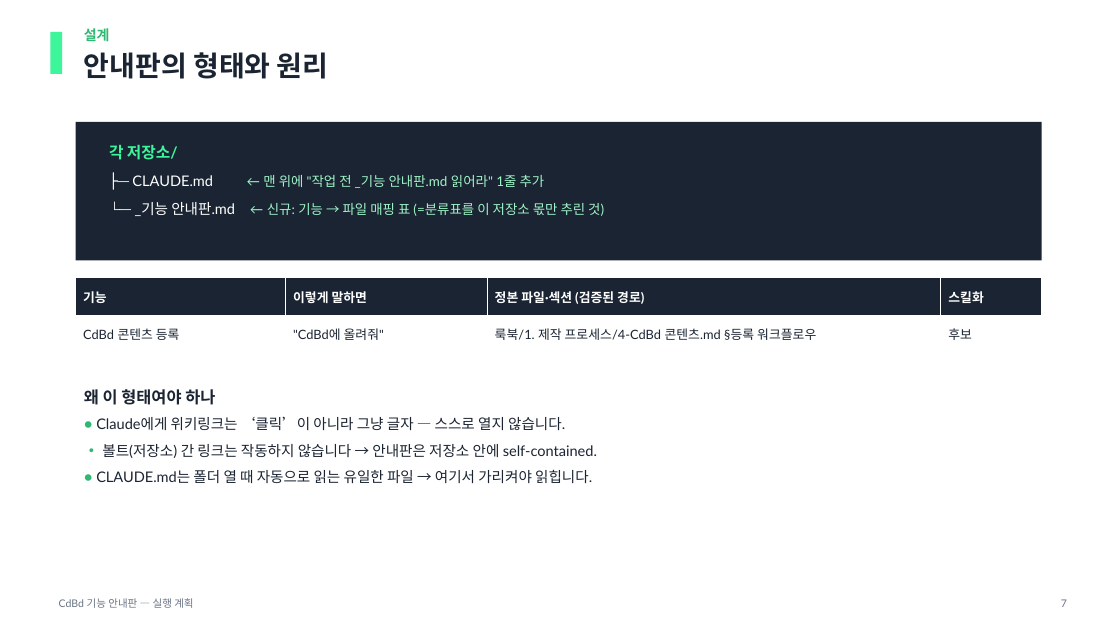
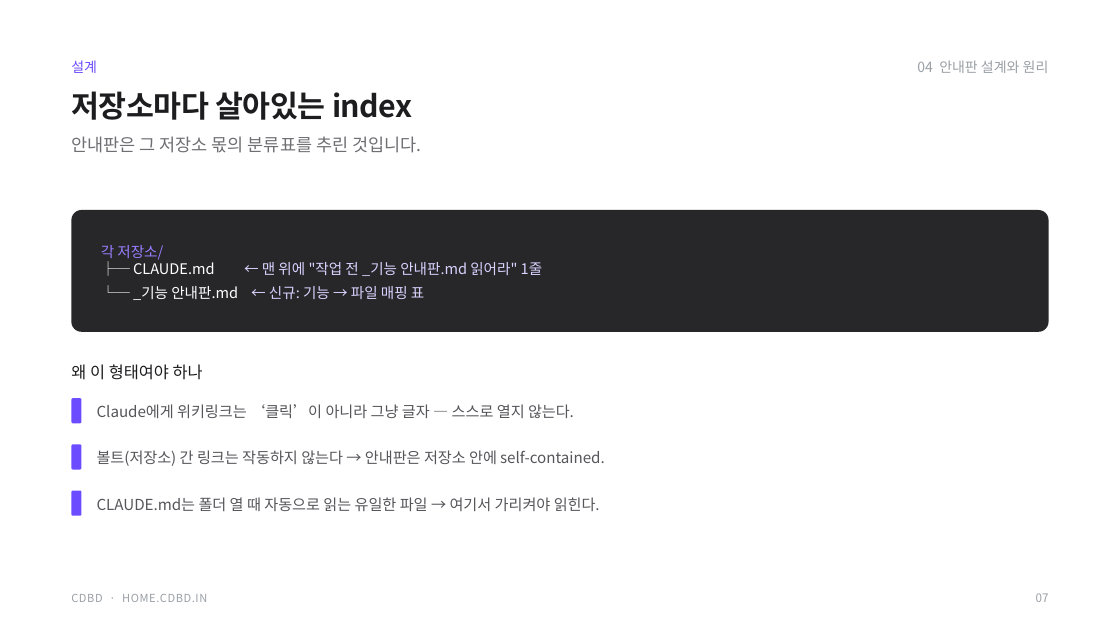
Before and after one commit to CdBd-in/design, a slide deck: slide 7 of _기능 안내판 실행 계획.pptx. Drawn at 1120x630 pixels with LibreOffice and Linux fonts; fonts in the diff are those of the drawing. Boxes give left, top, right and bottom in pixels: in the first picture for what was removed or moved away, otherwise in the second. Text is boxed around its words. In the diff, an @@ line names an element or a change of style, - is before the commit and + after.

```diff
--- a/_기능 안내판 실행 계획.pptx
+++ b/_기능 안내판 실행 계획.pptx
@@ rectangle removed at (0,0,1120,105) @@
@@ rectangle removed at (50,32,62,74) @@
@@ text added at (71,60,97,73), 12 pt, text #6C4CFF @@
+설계
@@ text added at (917,60,1049,73), 12 pt, text #9AA0A6 @@
+04 안내판 설계와 원리
@@ text added at (71,91,413,120), 26 pt, text #1D1D1F, bold @@
+저장소마다 살아있는 index
@@ text at (71,136,422,153): text changed; size 24 to 15 pt; font Lato to Noto Sans CJK KR; text colour #1B2432 to #6E6E73; bold off @@
-설계
-안내판의 형태와 원리
+안내판은 그 저장소 몫의 분류표를 추린 것입니다.
@@ rectangle removed at (76,122,1042,260) @@
@@ rounded rectangle added at (71,210,1049,332), fill #272729 @@
@@ text "각 저장소/ ├─ CLAUDE.md ← ..." at (101,245,543,300): vertical alignment top to middle @@
@@ text at (101,245,543,300): text changed; size 11.5 to 12.5 pt; font Lato to Noto Sans CJK KR; text colour #9FF3C7 to #D9D2FF @@
-각 저장소/
-├─ CLAUDE.md ← 맨 위에 "작업 전 _기능 안내판.md 읽어라" 1줄 추가
-└─ _기능 안내판.md ← 신규: 기능 → 파일 매핑 표 (=분류표를 이 저장소 몫만 추린 것)
+각 저장소/
+├─ CLAUDE.md ← 맨 위에 "작업 전 _기능 안내판.md 읽어라" 1줄
+└─ _기능 안내판.md ← 신규: 기능 → 파일 매핑 표
@@ table removed at (76,277,1042,351), 2 rows, 4 columns @@
-기능 | 이렇게 말하면 | 정본 파일·섹션 (검증된 경로) | 스킬화
-CdBd 콘텐츠 등록 | "CdBd에 올려줘" | 룩북/1. 제작 프로세스/4-CdBd 콘텐츠.md §등록 워크플로우 | 후보
@@ text added at (71,364,203,380), 14 pt, text #1D1D1F @@
+왜 이 형태여야 하나
@@ rounded rectangle added at (71,398,82,423), fill #6C4CFF @@
@@ text added at (97,404,574,418), 13 pt, text #55555A @@
+Claude에게 위키링크는 ‘클릭’이 아니라 그냥 글자 — 스스로 열지 않는다.
@@ rounded rectangle added at (71,444,82,470), fill #6C4CFF @@
@@ text "볼트(저장소) 간 링크는 작동하지 않는다 ..." at (97,450,605,466): vertical alignment top to middle @@
@@ text at (97,450,605,466): text changed; size 12.5 to 13 pt; font Lato to Noto Sans CJK KR; text colour #1B2432 to #55555A @@
-왜 이 형태여야 하나
-• Claude에게 위키링크는 ‘클릭’이 아니라 그냥 글자 — 스스로 열지 않습니다.
-• 볼트(저장소) 간 링크는 작동하지 않습니다 → 안내판은 저장소 안에 self-contained.
-• CLAUDE.md는 폴더 열 때 자동으로 읽는 유일한 파일 → 여기서 가리켜야 읽힙니다.
+볼트(저장소) 간 링크는 작동하지 않는다 → 안내판은 저장소 안에 self-contained.
@@ rounded rectangle added at (71,491,82,516), fill #6C4CFF @@
@@ text added at (97,497,600,511), 13 pt, text #55555A @@
+CLAUDE.md는 폴더 열 때 자동으로 읽는 유일한 파일 → 여기서 가리켜야 읽힌다.
@@ text removed at (59,598,193,608) @@
-CdBd 기능 안내판 — 실행 계획
@@ text added at (71,594,207,602), 9.5 pt, text #9AA0A6 @@
+CDBD · HOME.CDBD.IN
@@ text added at (1036,593,1049,602), 10 pt, text #9AA0A6 @@
+07
@@ text removed at (1061,599,1067,607) @@
-7
```
Also in this commit, not shown: 6 other slides changed, 4 slides added, 4 slides removed, 2 other files.
